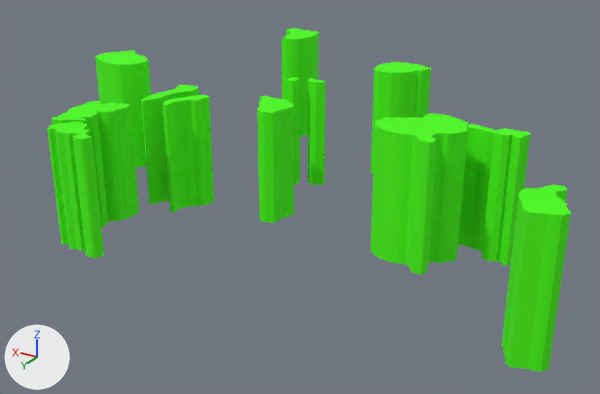
An edit to the COLLADA model sim/unreal_meshes/GIS/wood_area01.dae, drawn before and after from the same camera.
The view is the same before and after, from a 50 mm camera at (-8.1, 19.96, 12.4) aimed at (5.44, -2.61, 1.11). Arrows for +X, +Y and +Z are at lower left; the lights stay in place. Where no turn or scale is listed for an object, it has been applied to the vertices.
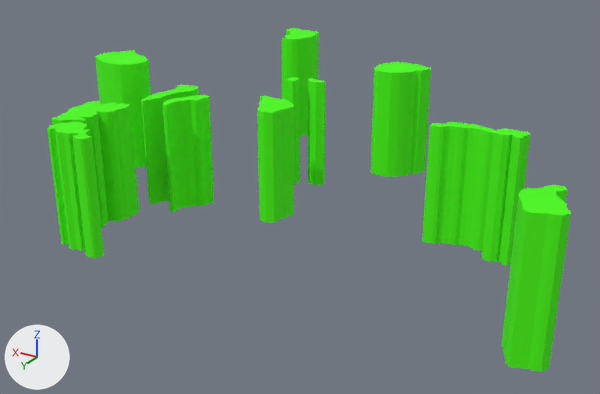
Location of each change, [x1, y1, x2, y2] in pixels of the pictures (600 x 394 px):
```json
{"object": "Object_001", "change": "deleted", "before": [370, 113, 468, 274], "on screen": "green"}
```

Edits to the scene script, one JSON object a line:
```json
{"op": "remove", "block": "ob_object_001", "code": ["ob_object_001 = bpy.data.objects.new('Object_001', me_object_019)", "ob_object_001.location = (0.0, 0.0, 0.0)"]}
```
